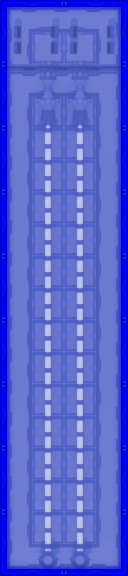
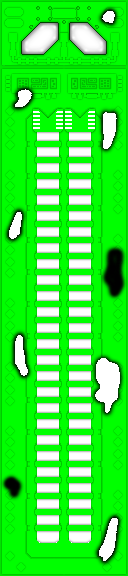
Comparing the layer stacks of the two (128, 576) images. Changes:
hid "blueprints", moved it into group "blueprint" over [0, 0, 128, 576]
hid "floor Kopie", moved it into group "blueprint" over [0, 0, 128, 576]
added group "roof_66" with 2 layers above "roof_33" over [0, 0, 128, 576]
added layer "roof" (1st of 4, in "roof_66") in group "roof_66" over [0, 0, 128, 576]
